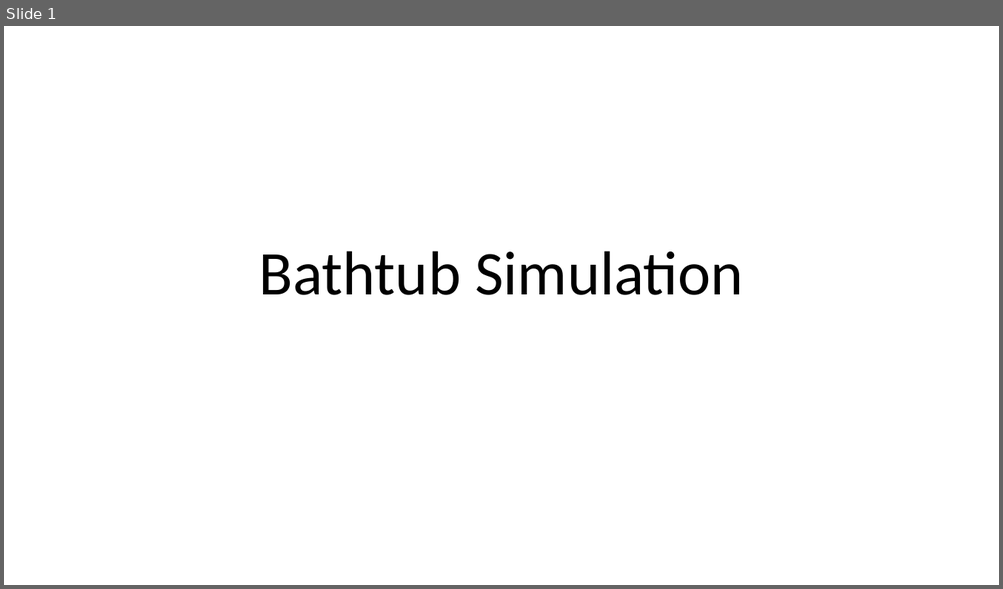
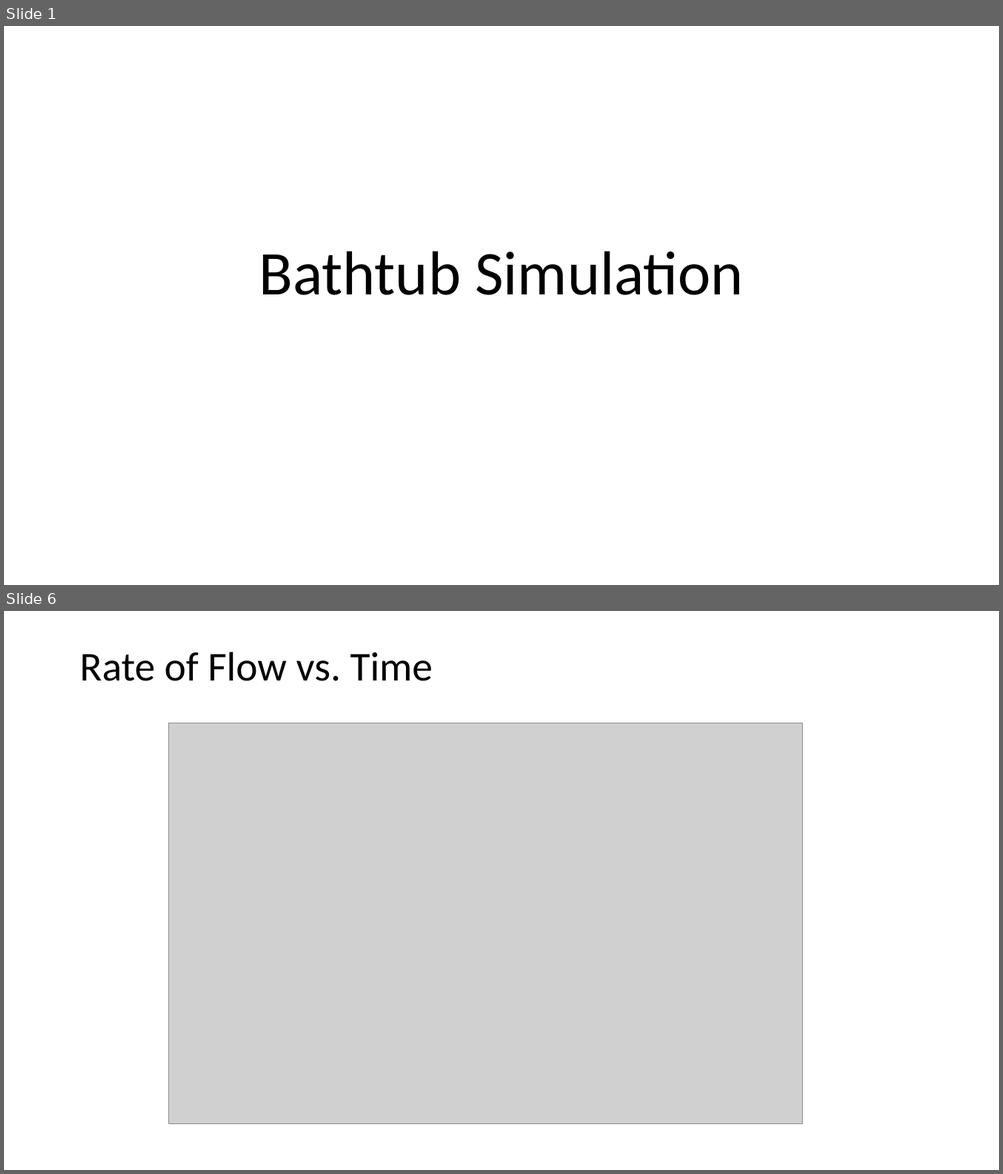
Before and after one commit to dmccreary/microsims, a slide deck: docs/sims/bathtub/Bathtub-Simulation.pptx. Shown one above the other, each under a label of ours: slide 1 before the commit, slides 1 and 6 after it; the slides between them are not shown. The pictures are 1003x589 and 1003x1174 pixels, drawn with LibreOffice and Linux fonts; fonts in the diff are those of the drawing; grey boxes stand for pictures. Boxes give left, top, right and bottom in pixels: in the first picture for what was removed or moved away, otherwise in the second. Text is boxed around its words. In the diff, an @@ line names an element or a change of style, - is before the commit and + after.

```diff
--- a/docs/sims/bathtub/Bathtub-Simulation.pptx
+++ b/docs/sims/bathtub/Bathtub-Simulation.pptx
@@ slide 6 added at bbox=[4, 611, 999, 1170], background #FFFFFF @@
@@ title added at bbox=[79, 652, 432, 681], 39.6 pt, text #000000 @@
+Rate of Flow vs. Time
@@ picture added at bbox=[168, 723, 802, 1125] @@
```
Also in this commit, not shown: 1 slide changed, 4 other slides added, 2 other files.
